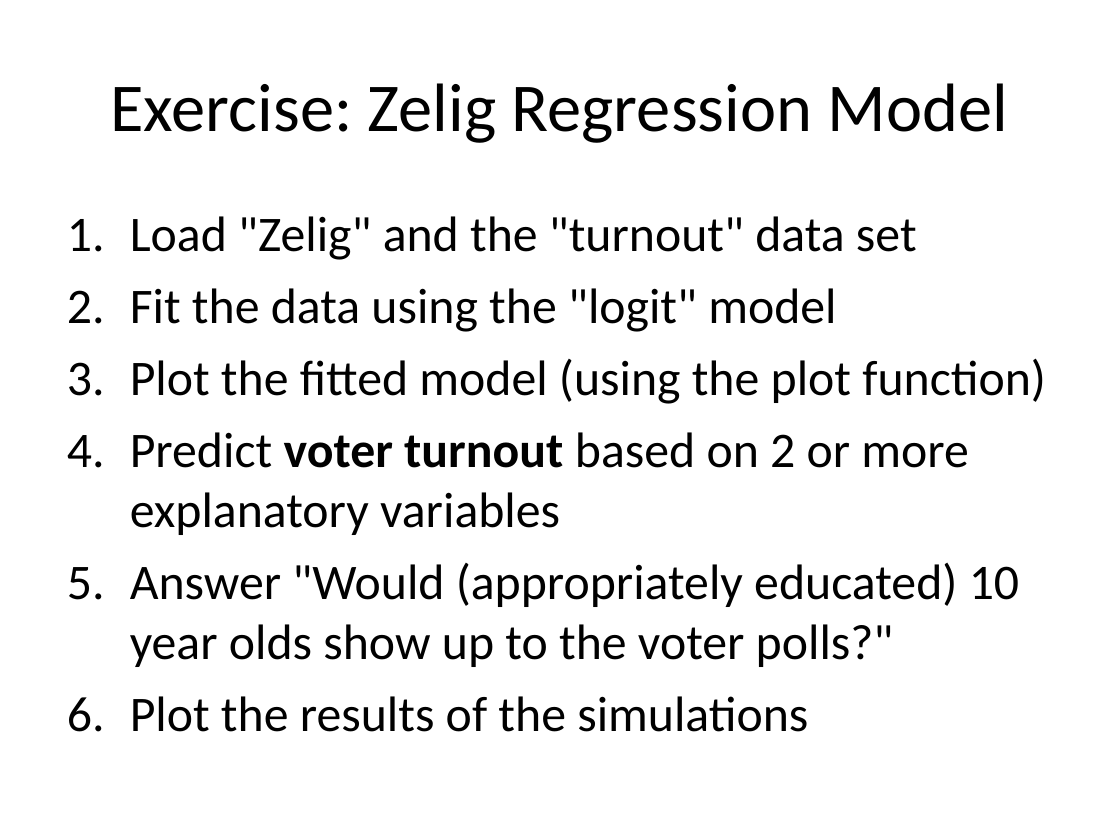
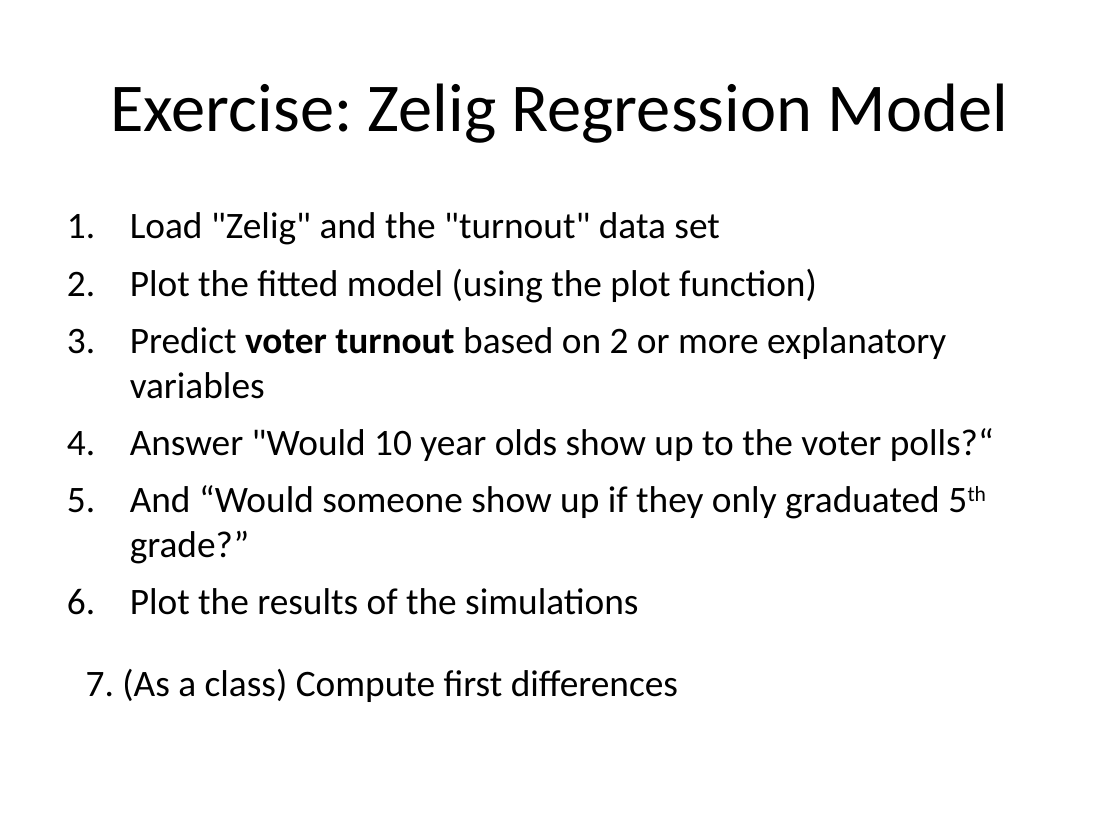
Before and after one commit to IQSS/Zelig4-Documentation, a slide deck: slide 94 of R-and-Stastics/R and Statistics.pptx (slide 96 before the commit). Drawn at 1120x840 pixels with LibreOffice and Linux fonts; fonts in the diff are those of the drawing. Boxes give left, top, right and bottom in pixels: in the first picture for what was removed or moved away, otherwise in the second. Text is boxed around its words. In the diff, an @@ line names an element or a change of style, - is before the commit and + after.

```diff
--- a/R-and-Stastics/R and Statistics.pptx
+++ b/R-and-Stastics/R and Statistics.pptx
@@ text at (130, 212, 946, 615): size 32 to 24 pt in "Load "Zelig" and the "turnout" data set", "Plot the fitted model (using the plot ...", "Predict voter turnout based on 2 or ...", "Plot the results of the simulations" @@
@@ text at (130, 288, 836, 332): paragraph removed @@
-2. Fit the data using the "logit" model
@@ text at (130, 428, 994, 564): text changed; size 32 to 24 pt @@
-5. Answer "Would (appropriately educated) 10 year olds show up to the voter polls?"
+4. Answer "Would 10 year olds show up to the voter polls?“
+5. And “Would someone show up if they only graduated 5th grade?”
@@ text added at (86, 669, 678, 702), 24 pt, text #000000 @@
+7. (As a class) Compute first differences
```
Also in this commit, not shown: 16 other slides changed, 2 slides added, 4 slides removed, 2 other files.
